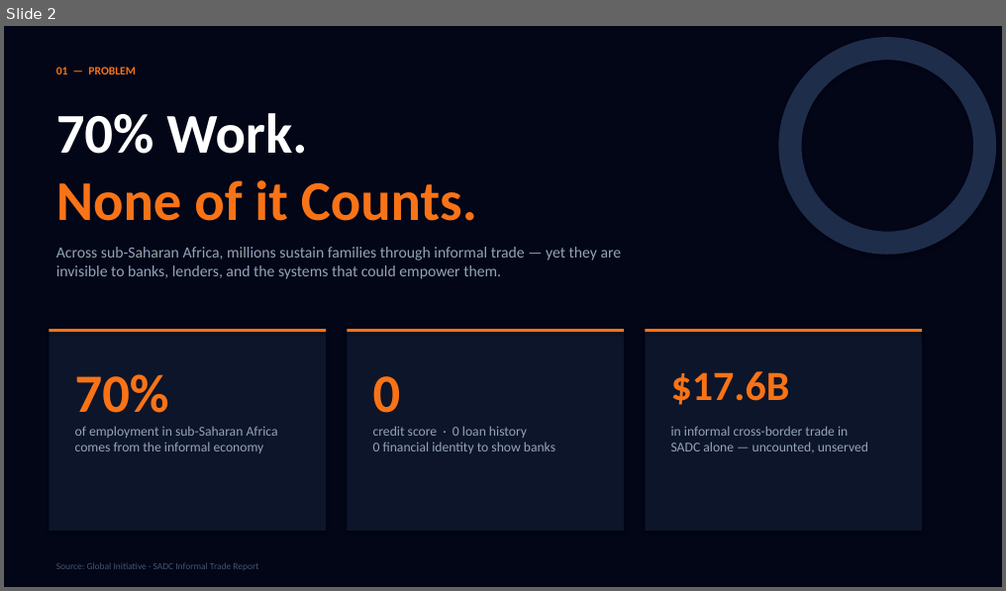
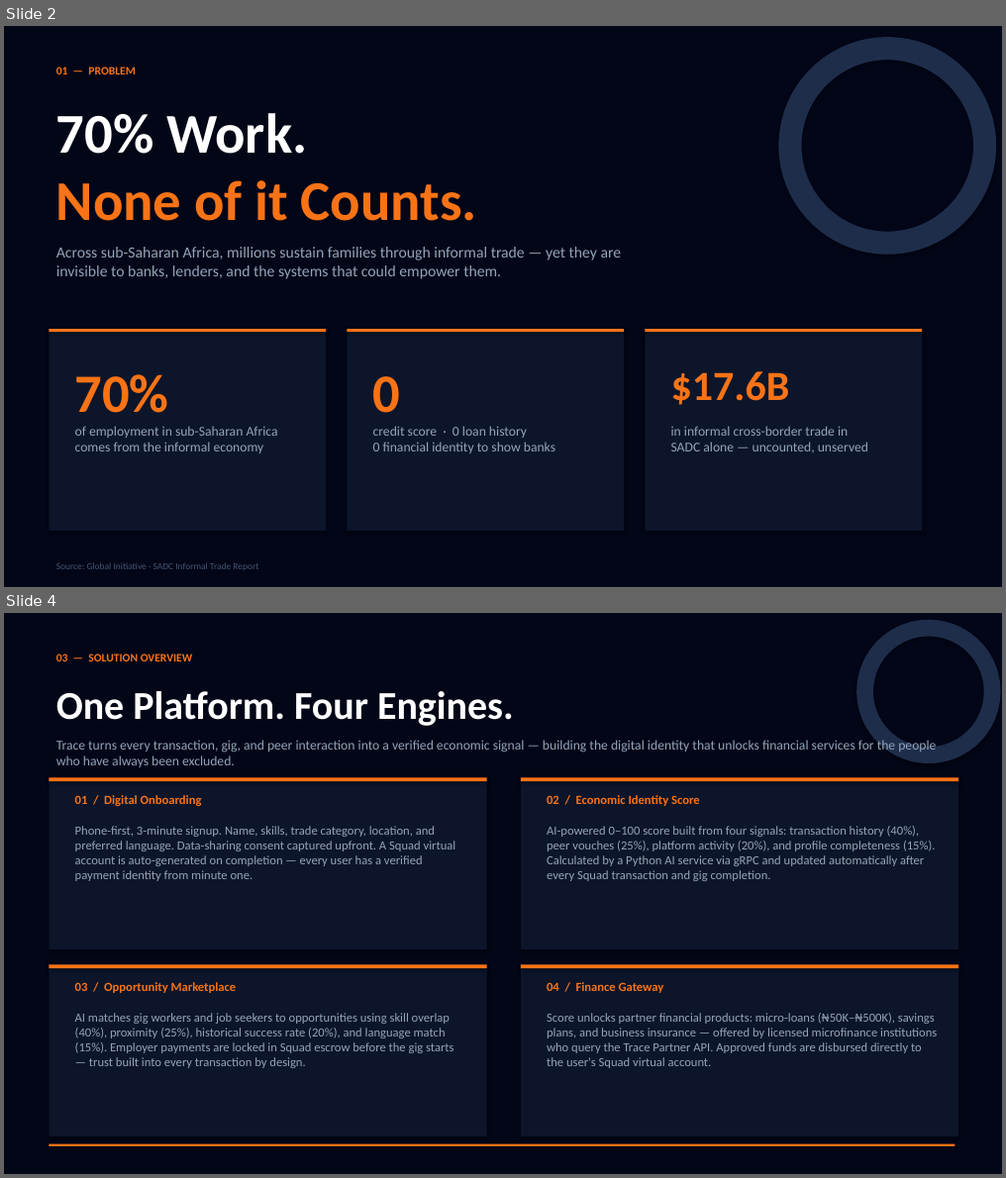
Before and after one commit to PraiseKeyz/Trace, a slide deck: docs/Trace_Pitch_Deck.pptx. Shown one above the other, each under a label of ours: slide 2 before the commit, slides 2 and 4 after it; the slides between them are not shown. The pictures are 1006x591 and 1006x1178 pixels, drawn with LibreOffice and Linux fonts; fonts in the diff are those of the drawing. Boxes give left, top, right and bottom in pixels: in the first picture for what was removed or moved away, otherwise in the second. Text is boxed around its words. In the diff, an @@ line names an element or a change of style, - is before the commit and + after.

```diff
--- a/docs/Trace_Pitch_Deck.pptx
+++ b/docs/Trace_Pitch_Deck.pptx
@@ slide 4 added at (4,613,1002,1174), background #FFFFFF @@
@@ rectangle added at (4,613,1002,1174), fill #020617 @@
@@ ellipse added at (865,628,992,756), outline #1E2D4A 16 pt @@
@@ text added at (56,654,193,662), 11 pt, text #F97316, bold @@
+03 — SOLUTION OVERVIEW
@@ text added at (56,691,514,726), 38 pt, text #FFFFFF, bold @@
+One Platform. Four Engines.
@@ text added at (56,738,936,767), 13 pt, text #94A3B8 @@
+Trace turns every transaction, gig, and peer interaction into a verified economic signal — building the digital identity that unlocks financial services for the people who have always been excluded.
@@ rectangle added at (49,777,487,950), fill #0C152A @@
@@ rectangle added at (49,777,487,781), fill #F97316 @@
@@ rectangle added at (521,777,958,950), fill #0C152A @@
@@ rectangle added at (521,777,958,781), fill #F97316 @@
@@ text added at (75,795,202,806), 12 pt, text #F97316, bold @@
+01 / Digital Onboarding
@@ text added at (547,795,700,806), 12 pt, text #F97316, bold @@
+02 / Economic Identity Score
@@ text added at (75,826,456,881), 12 pt, text #94A3B8 @@
+Phone-first, 3-minute signup. Name, skills, trade category, location, and preferred language. Data-sharing consent captured upfront. A Squad virtual account is auto-generated on completion — every user has a verified payment identity from minute one.
@@ text added at (547,826,936,881), 12 pt, text #94A3B8 @@
+AI-powered 0–100 score built from four signals: transaction history (40%), peer vouches (25%), platform activity (20%), and profile completeness (15%). Calculated by a Python AI service via gRPC and updated automatically after every Squad transaction and gig completion.
@@ rectangle added at (49,964,487,1137), fill #0C152A @@
@@ rectangle added at (49,964,487,968), fill #F97316 @@
@@ rectangle added at (521,964,958,1137), fill #0C152A @@
@@ rectangle added at (521,964,958,968), fill #F97316 @@
@@ text added at (75,982,237,993), 12 pt, text #F97316, bold @@
+03 / Opportunity Marketplace
@@ text added at (547,982,664,993), 12 pt, text #F97316, bold @@
+04 / Finance Gateway
@@ text added at (75,1013,453,1068), 12 pt, text #94A3B8 @@
+AI matches gig workers and job seekers to opportunities using skill overlap (40%), proximity (25%), historical success rate (20%), and language match (15%). Employer payments are locked in Squad escrow before the gig starts — trust built into every transaction by design.
@@ text added at (547,1013,937,1068), 12 pt, text #94A3B8 @@
+Score unlocks partner financial products: micro-loans (₦50K–₦500K), savings plans, and business insurance — offered by licensed microfinance institutions who query the Trace Partner API. Approved funds are disbursed directly to the user's Squad virtual account.
@@ rectangle added at (49,1145,954,1147), fill #F97316 @@
```
Also in this commit, not shown: 8 other slides added, 19 other files.
